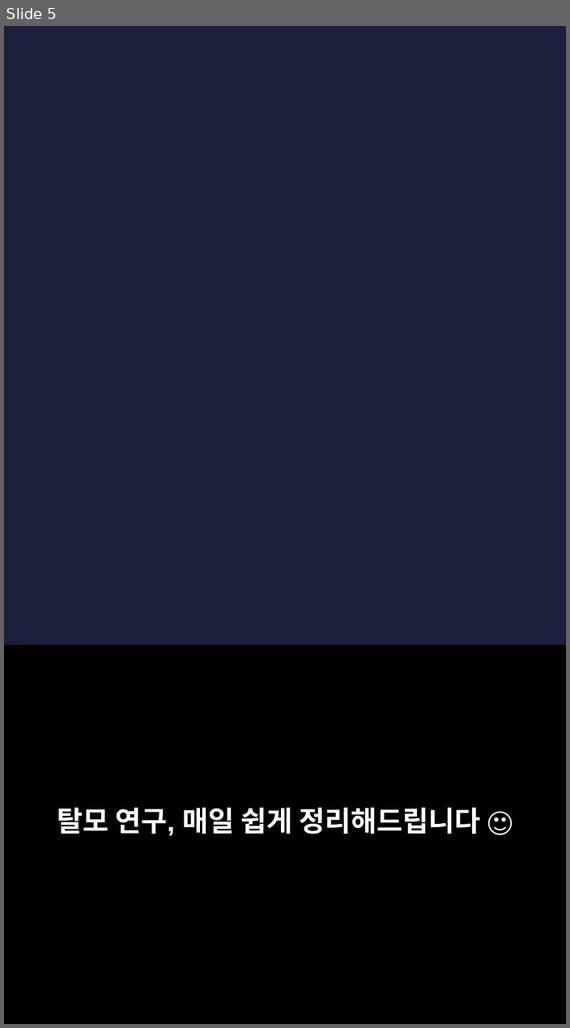
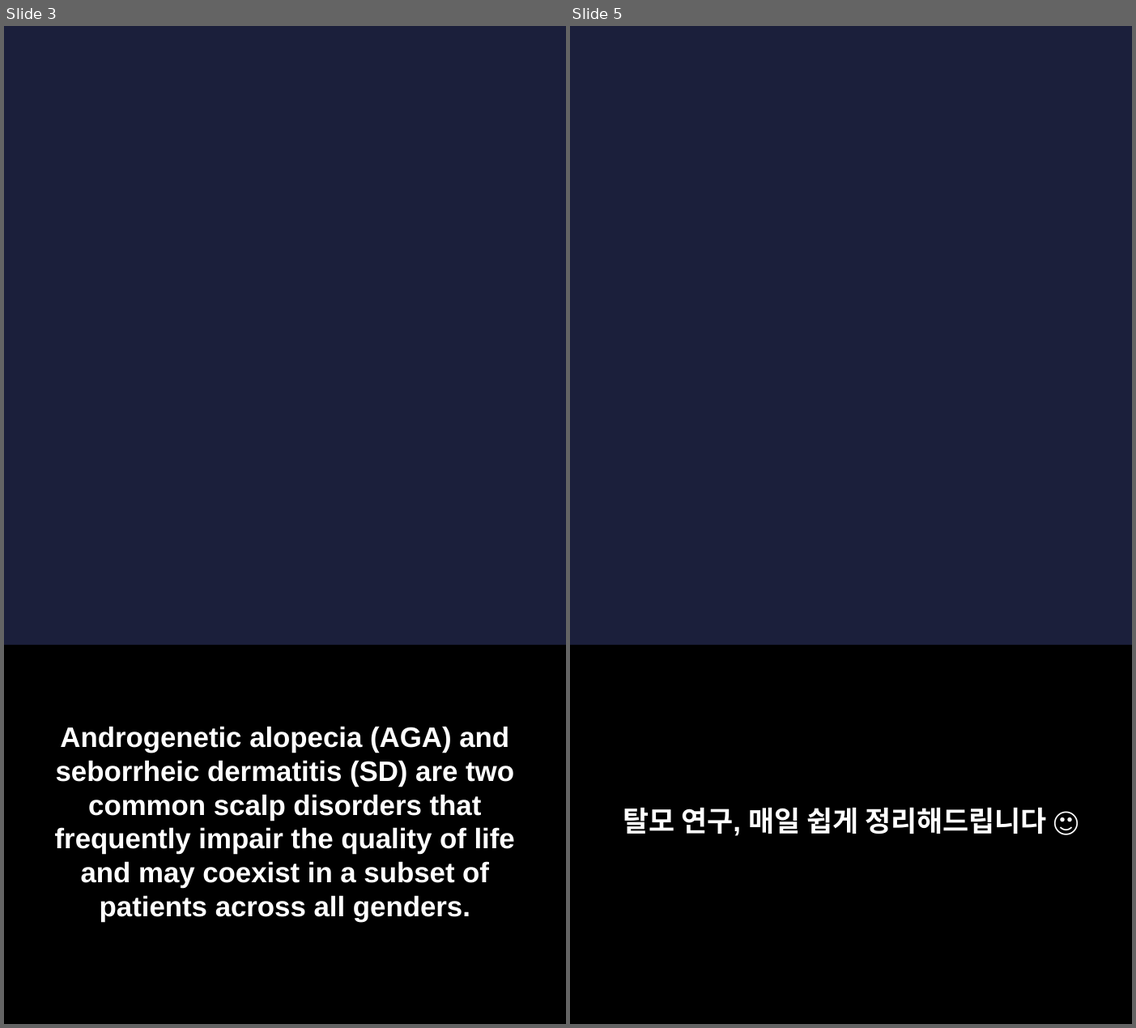
Before and after one commit to hyokang2010-BJ-ANTH/product-builder-test, a slide deck: pwa/data/latest/slides.pptx. Shown side by side, each under a label of ours: slide 5 before the commit, slides 3 and 5 after it; the slides between them are not shown. The pictures are 570x1028 and 1136x1028 pixels, drawn with LibreOffice and Linux fonts; fonts in the diff are those of the drawing; background and template pictures are left out. Boxes give left, top, right and bottom in pixels: in the first picture for what was removed or moved away, otherwise in the second. Text is boxed around its words. In the diff, an @@ line names an element or a change of style, - is before the commit and + after.

```diff
--- a/pwa/data/latest/slides.pptx
+++ b/pwa/data/latest/slides.pptx
@@ slide 3 added at [4,26,566,1024], background picture (left out) @@
@@ rectangle added at [4,646,566,1024], fill #000000 @@
@@ text added at [55,726,515,922], 22 pt, text #FFFFFF, bold @@
+Androgenetic alopecia (AGA) and seborrheic dermatitis (SD) are two common scalp disorders that frequently impair the quality of life and may coexist in a subset of patients across all genders.
```
Also in this commit, not shown: 2 slides changed, 5 other slides added, 4 slides removed, 26 other files.
